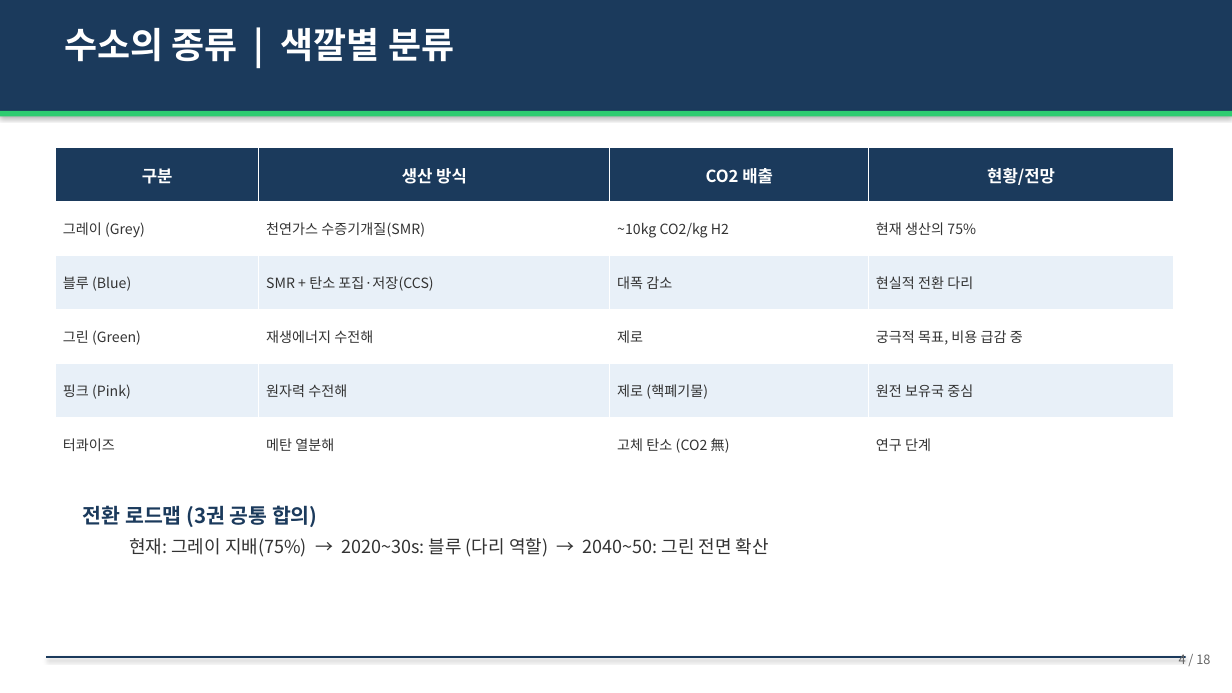
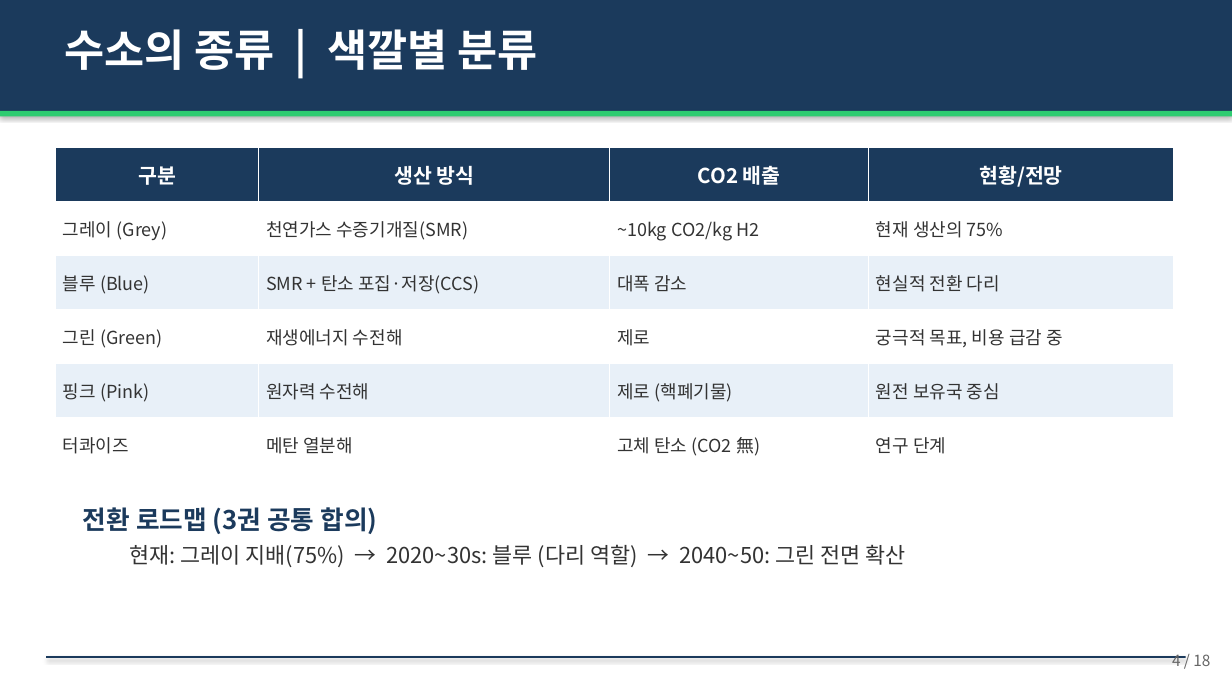
Before and after one commit to hpark1947/Hydrogen, a slide deck: slide 4 of Prompts/수소에너지_발표자료.pptx. Drawn at 1232x693 pixels with LibreOffice and Linux fonts; fonts in the diff are those of the drawing. Boxes give left, top, right and bottom in pixels: in the first picture for what was removed or moved away, otherwise in the second. Text is boxed around its words. In the diff, an @@ line names an element or a change of style, - is before the commit and + after.

```diff
--- a/Prompts/수소에너지_발표자료.pptx
+++ b/Prompts/수소에너지_발표자료.pptx
@@ text "수소의 종류 | 색깔별 분류" at (64,29,538,70): size 28 to 34 pt @@
@@ table at (55,148,1174,471) @@
@@ size 13 to 16 pt in "구분", "생산 방식", "CO2 배출", "현황/전망" @@
@@ size 11 to 14 pt @@
@@ text "전환 로드맵 (3권 공통 합의)" at (83,507,906,567): size 16 to 20 pt in "전환 로드맵 (3권 공통 합의)"; size 14 to 17 pt in "현재: 그레이 지배(75%) → 2020~30s: 블루 (다리 ..." @@
@@ text "4 / 18" at (1172,654,1210,666): size 10 to 12 pt @@
```
Also in this commit, not shown: 17 other slides changed, 1 other file.
